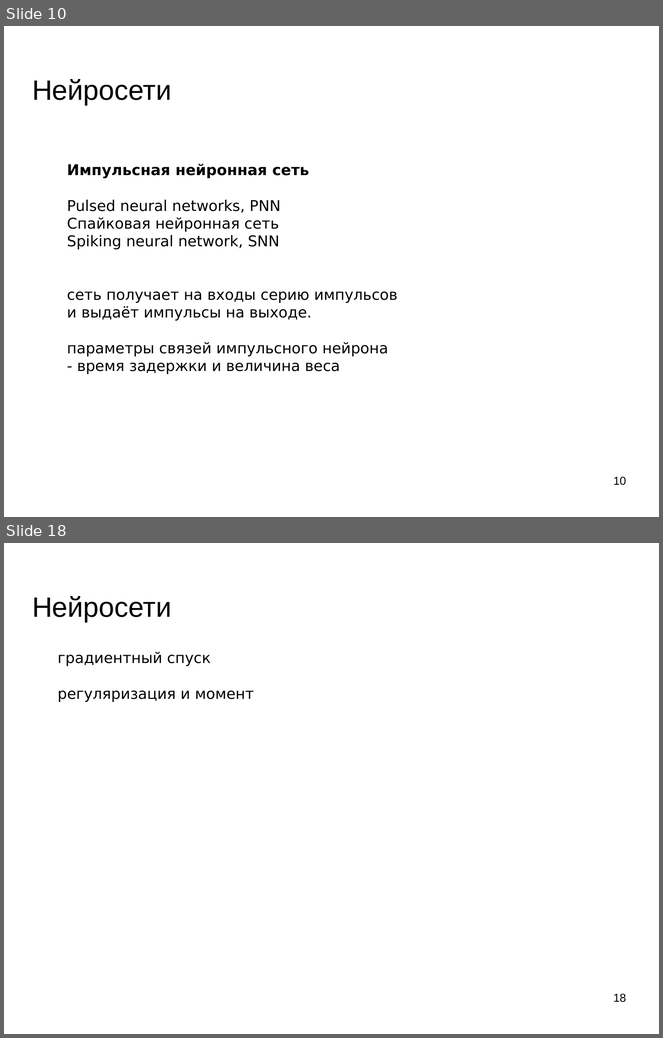
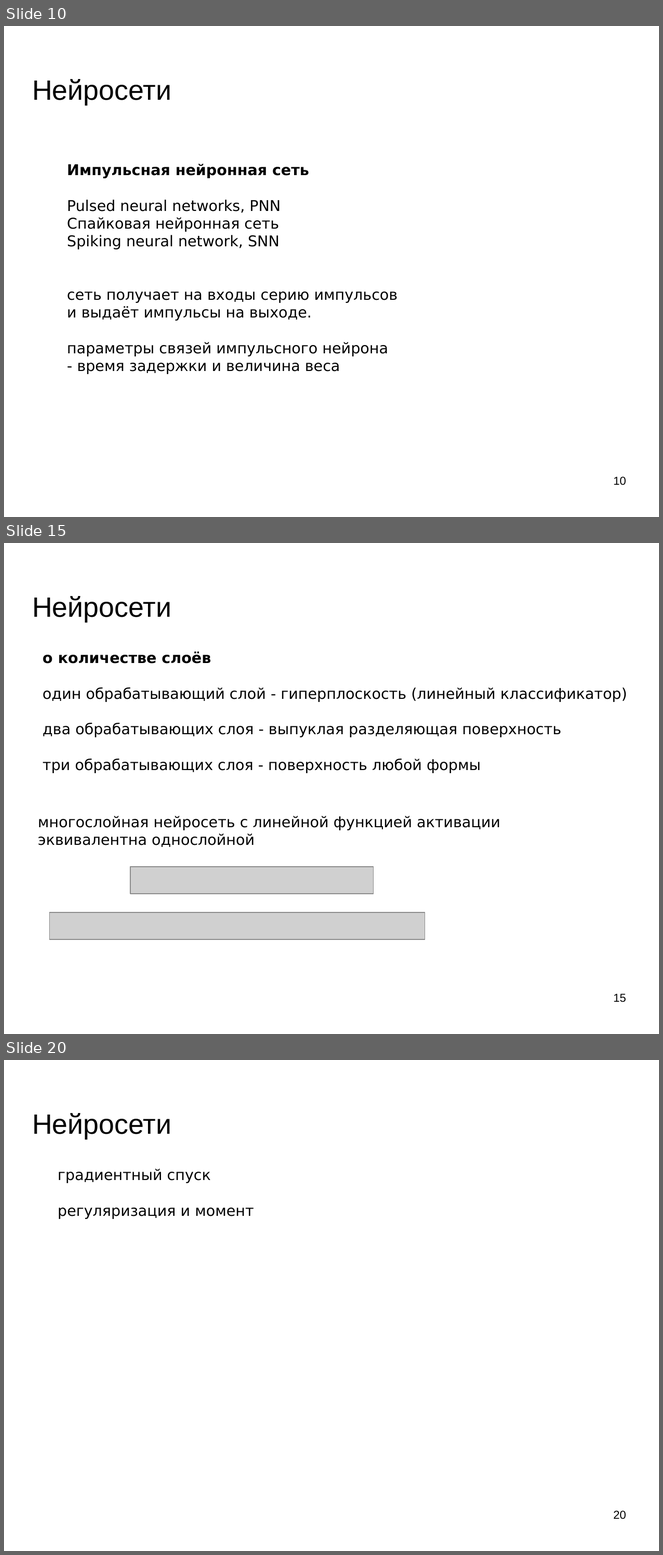
Before and after one commit to mechanoid5/ml_lectorium_legacy, a slide deck: 10-ann.odp. Shown one above the other, each under a label of ours: slides 10 and 18 before the commit, slides 10, 15 and 20 after it; the slides between them are not shown. The pictures are 663x1038 and 663x1555 pixels, drawn with LibreOffice and Linux fonts; fonts in the diff are those of the drawing; grey boxes stand for pictures; background and template pictures are left out. Boxes give left, top, right and bottom in pixels: in the first picture for what was removed or moved away, otherwise in the second. Text is boxed around its words. In the diff, an @@ line names an element or a change of style, - is before the commit and + after.

```diff
--- a/10-ann.odp
+++ b/10-ann.odp
@@ slide 15 added at [4, 543, 659, 1034], background picture (left out) @@
@@ title added at [32, 596, 171, 622], 33.9 pt, text #000000 @@
+Нейросети
@@ text added at [42, 652, 627, 773], 18 pt, text #000000 @@
+о количестве слоёв
+один обрабатывающий слой - гиперплоскость (линейный классификатор)
+два обрабатывающих слоя - выпуклая разделяющая поверхность
+три обрабатывающих слоя - поверхность любой формы
@@ text added at [38, 816, 501, 847], 18 pt, text #000000 @@
+многослойная нейросеть с линейной функцией активации
+эквивалентна однослойной
@@ picture added at [131, 867, 374, 895] @@
@@ picture added at [49, 913, 425, 940] @@
@@ page number added at [613, 994, 626, 1003], 14 pt, text #000000 @@
+15
@@ what was slide 18 is now slide 20 @@
@@ page number at [613, 1511, 626, 1520]: text changed @@
-18
+20
```
Also in this commit, not shown: 7 slides changed, 3 other slides added, 3 slides removed.
